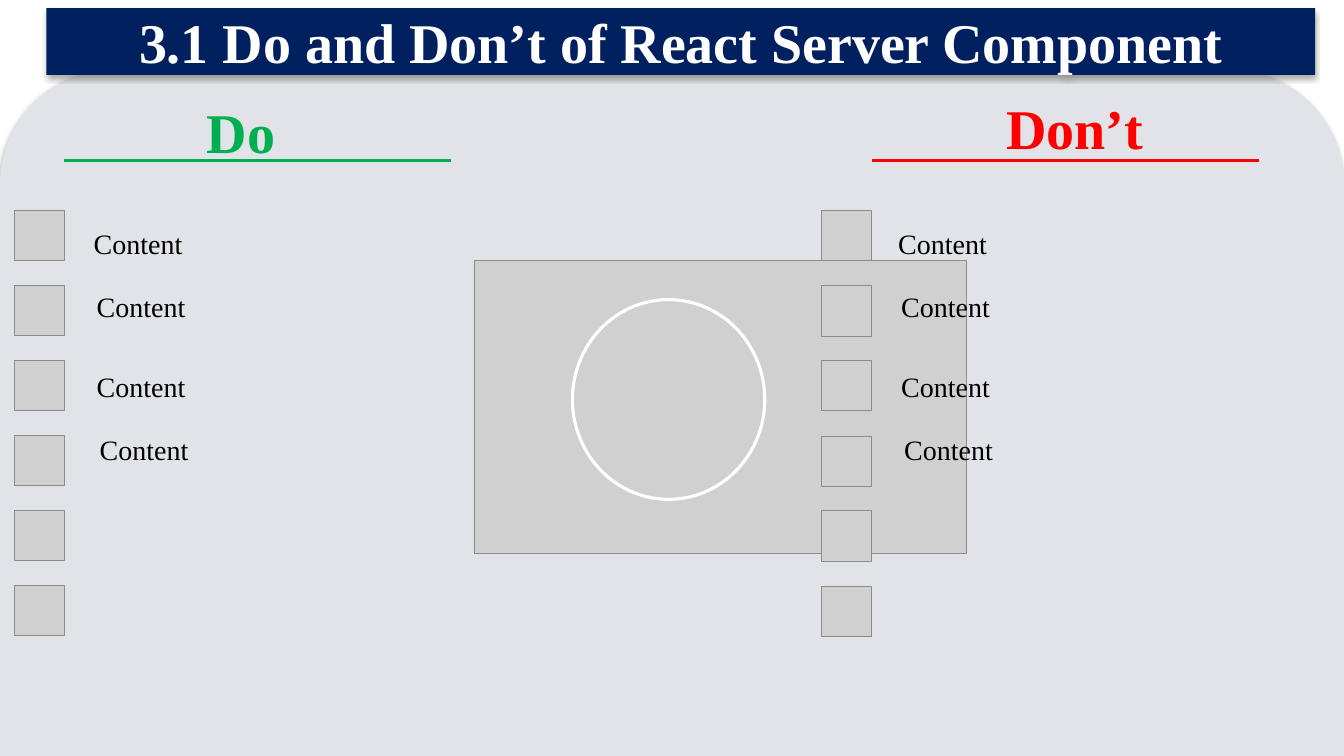
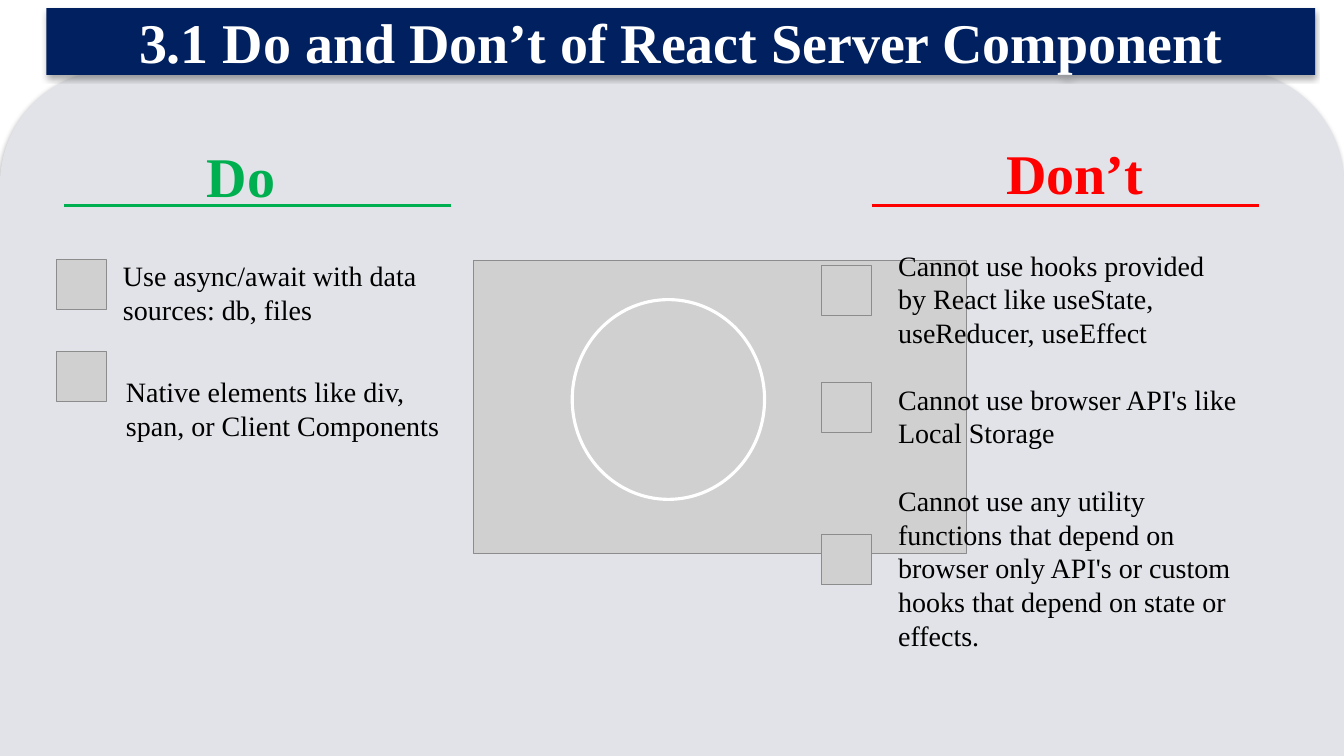
Before and after one commit to PinkPigPinkPig/seminar-rsc, a slide deck: slide 16 of RSC final.pptx. Drawn at 1344x756 pixels with LibreOffice and Linux fonts; fonts in the diff are those of the drawing; grey boxes stand for pictures. Boxes give left, top, right and bottom in pixels: in the first picture for what was removed or moved away, otherwise in the second. Text is boxed around its words. In the diff, an @@ line names an element or a change of style, - is before the commit and + after.

```diff
--- a/RSC final.pptx
+++ b/RSC final.pptx
@@ 2 texts, 2 lines: place and size @@
-2 texts, 2 lines at [65, 111, 1259, 162]
+2 texts, 2 lines at [65, 156, 1259, 207]
@@ picture: place and size @@
-picture at [14, 211, 65, 261]
+picture at [56, 260, 107, 311]
@@ text at [123, 266, 417, 324]: text changed @@
-Content
+Use async/await with data sources: db, files
@@ picture: place and size @@
-picture at [822, 211, 872, 261]
+picture at [822, 265, 872, 316]
@@ text at [898, 256, 1204, 349]: text changed @@
-Content
+Cannot use hooks provided by React like useState, useReducer, useEffect
@@ picture removed at [822, 286, 872, 337] @@
@@ text removed at [901, 296, 990, 323] @@
-Content
@@ picture: place and size @@
-picture at [14, 285, 65, 336]
+picture at [56, 352, 107, 402]
@@ picture removed at [14, 361, 65, 411] @@
@@ text removed at [97, 378, 186, 398] @@
-Content
@@ text at [126, 382, 439, 441]: text changed @@
-Content
+Native elements like div, span, or Client Components
@@ picture: place and size @@
-picture at [822, 361, 872, 411]
+picture at [822, 382, 872, 433]
@@ text added at [898, 388, 1236, 449], 20 pt, text #000000 @@
+Cannot use browser API's like Local Storage
@@ text removed at [901, 376, 990, 403] @@
-Content
@@ picture removed at [14, 436, 65, 486] @@
@@ text removed at [100, 441, 189, 461] @@
-Content
@@ picture removed at [822, 437, 872, 487] @@
@@ text removed at [904, 439, 993, 466] @@
-Content
@@ text added at [898, 490, 1230, 647], 20 pt, text #000000 @@
+Cannot use any utility functions that depend on browser only API's or custom hooks that depend on state or effects.
@@ picture removed at [14, 510, 65, 561] @@
@@ picture: place and size @@
-picture at [822, 511, 872, 562]
+picture at [822, 534, 872, 585]
@@ picture removed at [14, 586, 65, 636] @@
@@ picture removed at [822, 587, 872, 637] @@
```
Also in this commit, not shown: 14 other slides changed, 7 slides added, 6 slides removed.
